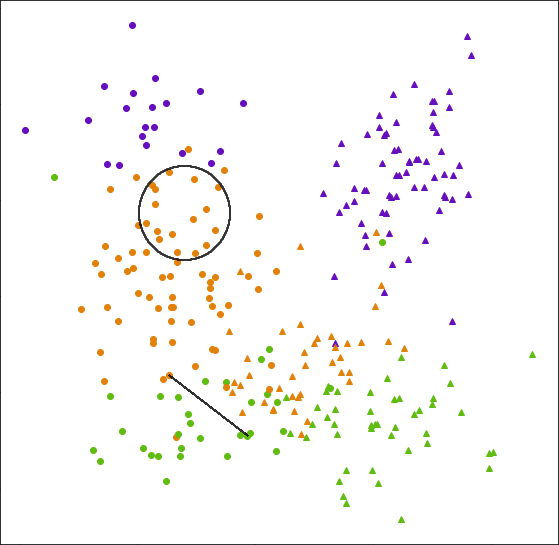
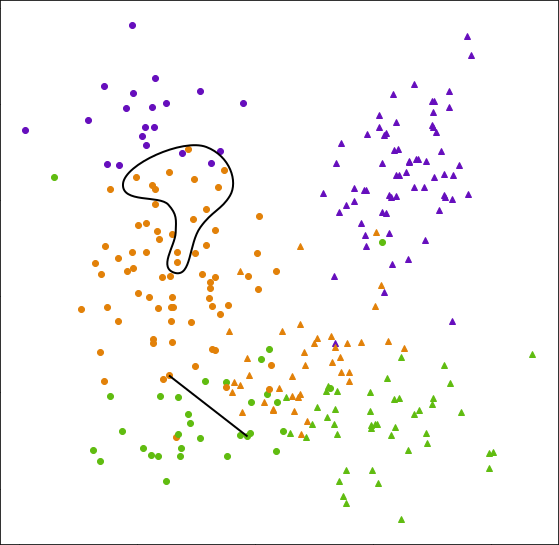
Before/after of a 559×545 layered artwork. What changed in the layer stack:
"Layer #1": opacity 80% → 100%, painted on it over [121,144,249,437]
"Layer": opacity 80% → 100%, painted on it over [138,165,249,438]
added layer "(PNG Image, 613 × 590 pixels).png" above "common_projection.png" over [121,144,249,438]
painted on "common_projection.png" over [121,144,249,438]
